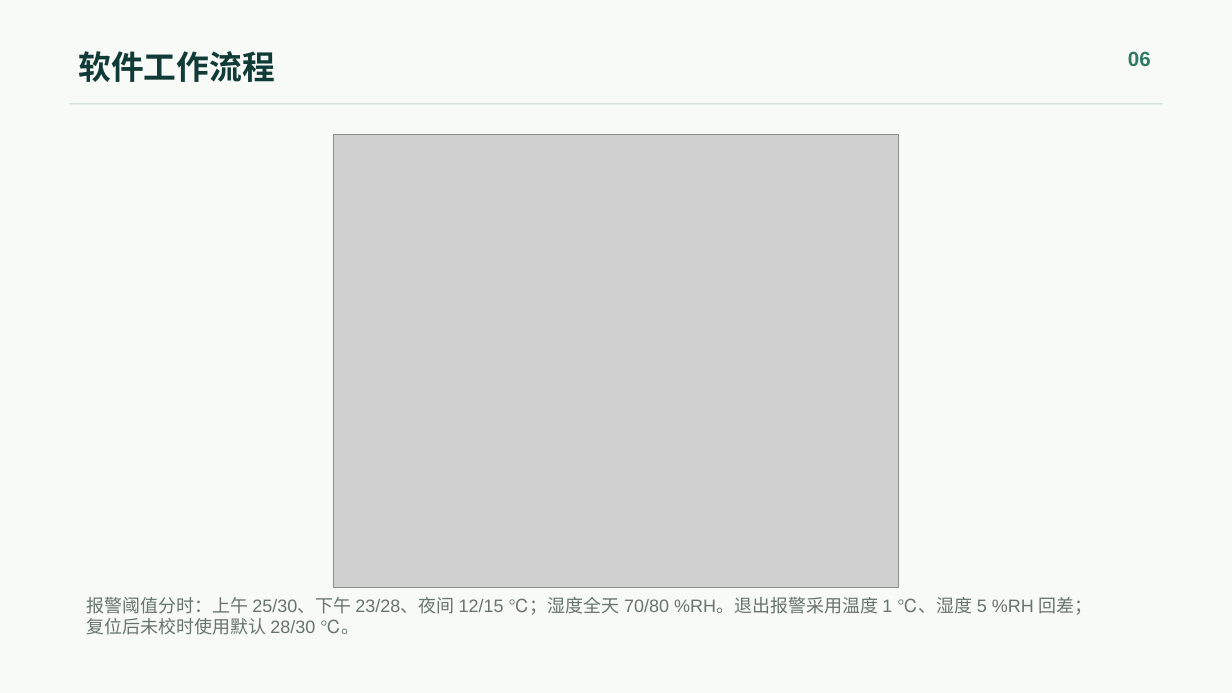
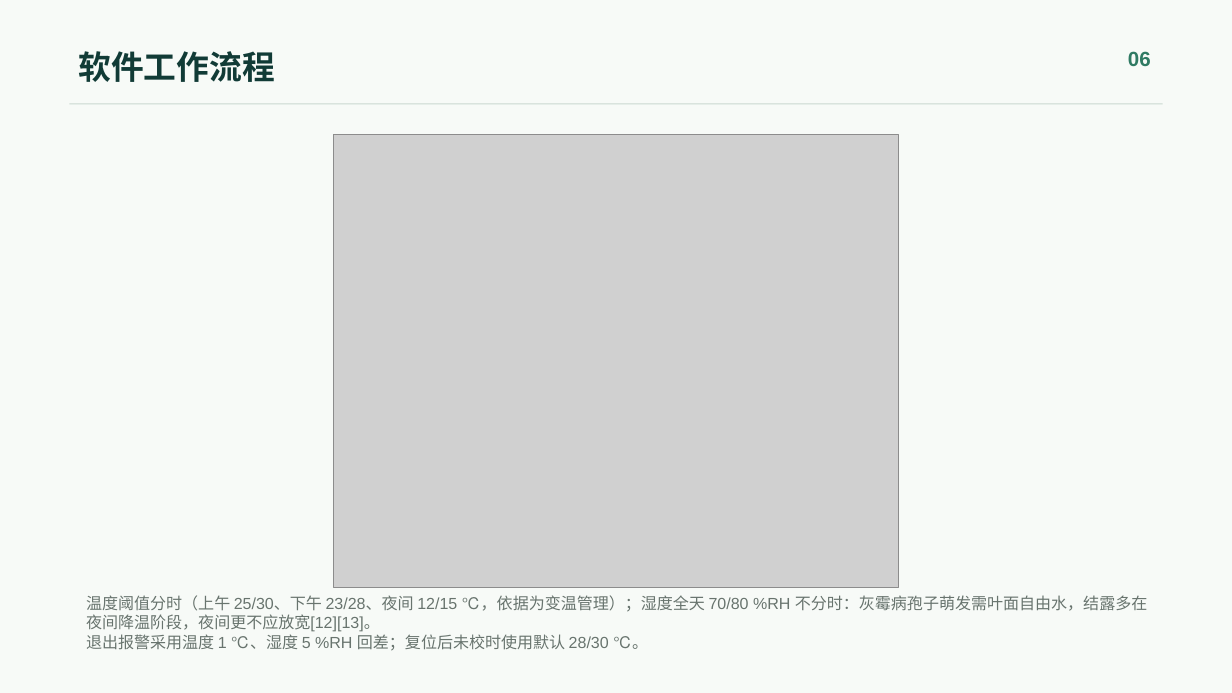
Before and after one commit to Ygreece/UNO_DHT22_OLED, a slide deck: slide 6 of docs/submission/室内大棚温湿度监测与风扇控制系统_答辩汇报_脱敏版.pptx. Drawn at 1232x693 pixels with LibreOffice and Linux fonts; fonts in the diff are those of the drawing; grey boxes stand for pictures. Boxes give left, top, right and bottom in pixels: in the first picture for what was removed or moved away, otherwise in the second. Text is boxed around its words. In the diff, an @@ line names an element or a change of style, - is before the commit and + after.

Commit message:
docs: 统一湿度不分时口径并补齐报告与PPT的功能验证说明
- 报告2.2/4.5节: 湿度阈值说明改为按灰霉病叶面自由水风险取全天统一限值，SET HUM 可修改

- 报告4.2节: 回差退出条件改为跟随当前湿度阈值(原硬编码65/75 %RH 与可调阈值不符)

- 报告5.1节: 补充校时与分时功能实测记录

- PPT(脱敏版)2/6/7/9/16页: 目录改为五项实际验证、报警逻辑改为当前时段阈值、数据记录表口径统一为4项实测通过

```diff
--- a/docs/submission/室内大棚温湿度监测与风扇控制系统_答辩汇报_脱敏版.pptx
+++ b/docs/submission/室内大棚温湿度监测与风扇控制系统_答辩汇报_脱敏版.pptx
@@ text at (86, 595, 1147, 651): text changed; size 14 to 12.5 pt @@
-报警阈值分时：上午 25/30、下午 23/28、夜间 12/15 ℃；湿度全天 70/80 %RH。退出报警采用温度 1 ℃、湿度 5 %RH 回差；
-复位后未校时使用默认 28/30 ℃。
+温度阈值分时（上午 25/30、下午 23/28、夜间 12/15 ℃，依据为变温管理）；湿度全天 70/80 %RH 不分时：灰霉病孢子萌发需叶面自由水，结露多在夜间降温阶段，夜间更不应放宽[12][13]。
+退出报警采用温度 1 ℃、湿度 5 %RH 回差；复位后未校时使用默认 28/30 ℃。
```
Also in this commit, not shown: 4 other slides changed, 1 other file.
